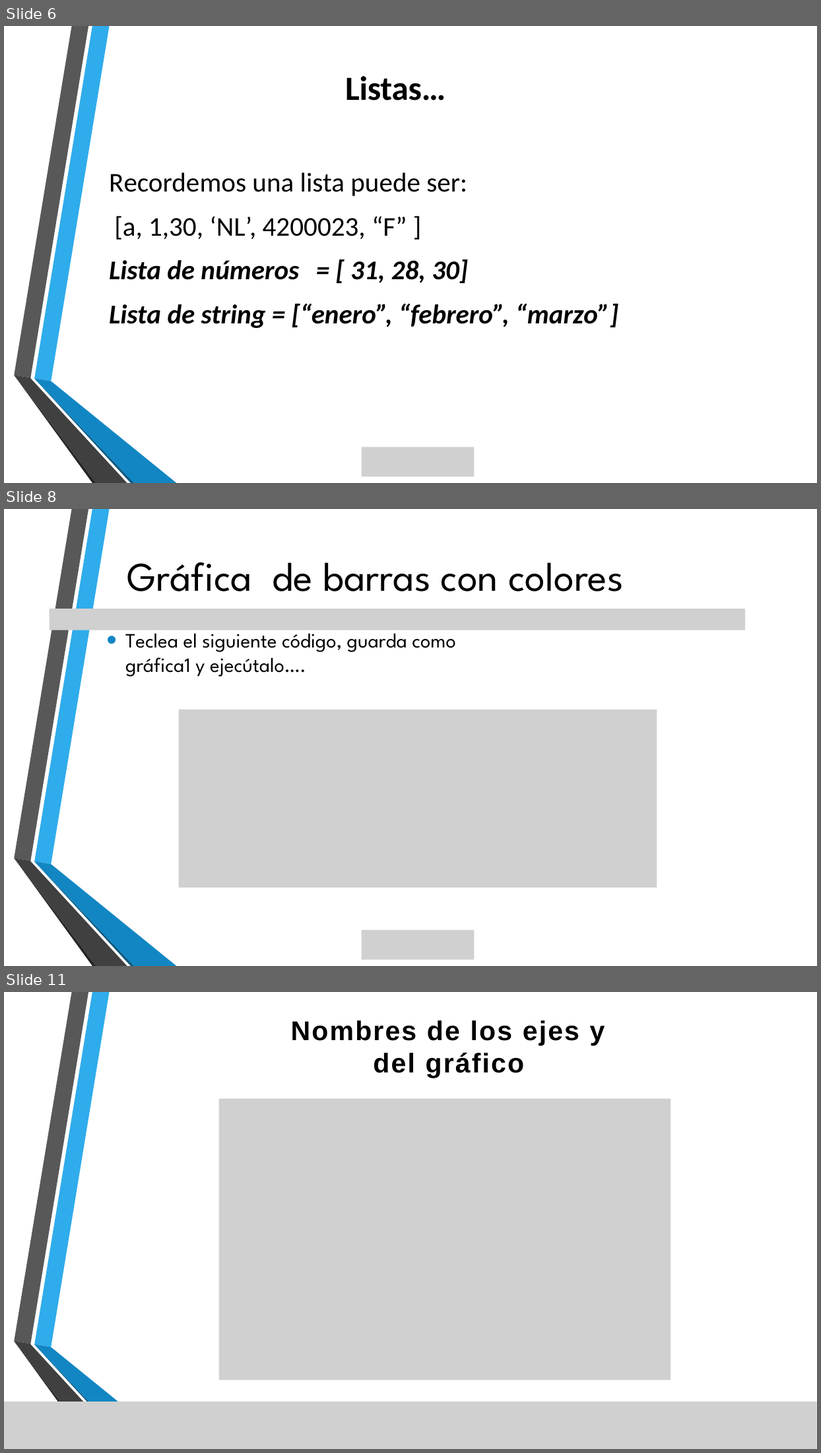
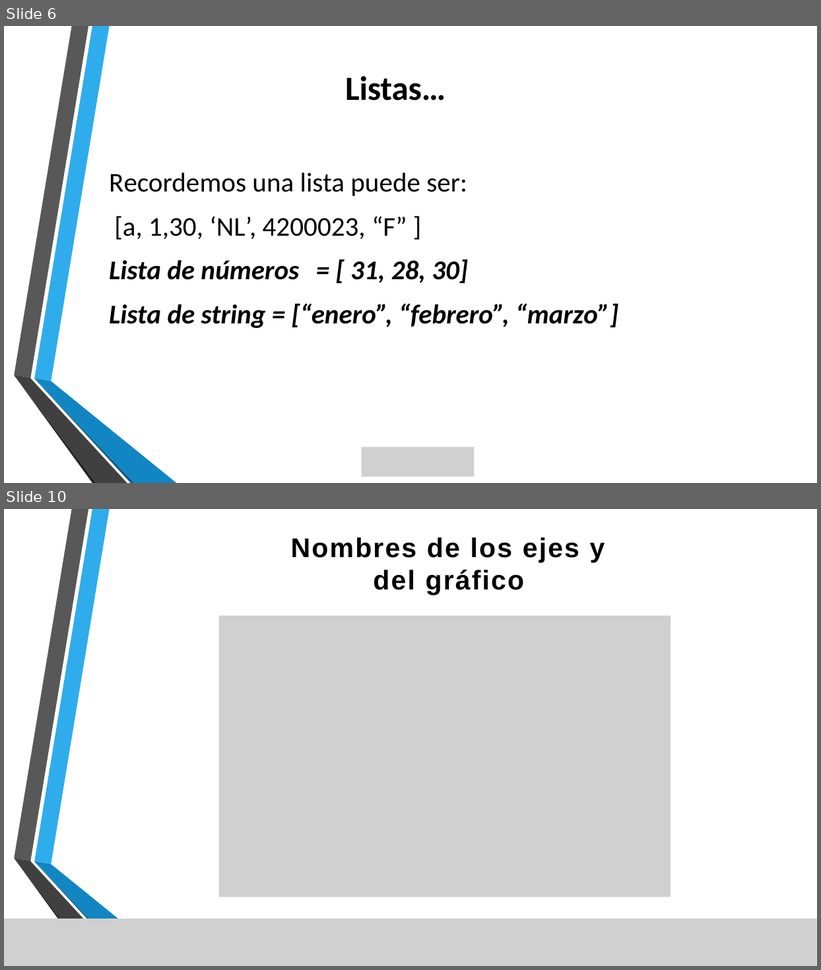
Before and after one commit to lizetheP/Programacion, a slide deck: CalendarioAgo2024/presentaciones/9_GraficasMatplotlib.pptx. Shown one above the other, each under a label of ours: slides 6, 8 and 11 before the commit, slides 6 and 10 after it; the slides between them are not shown. The pictures are 821x1453 and 821x970 pixels, drawn with LibreOffice and Linux fonts; fonts in the diff are those of the drawing; grey boxes stand for pictures; background and template pictures are left out. Boxes give left, top, right and bottom in pixels: in the first picture for what was removed or moved away, otherwise in the second. Text is boxed around its words. In the diff, an @@ line names an element or a change of style, - is before the commit and + after.

```diff
--- a/CalendarioAgo2024/presentaciones/9_GraficasMatplotlib.pptx
+++ b/CalendarioAgo2024/presentaciones/9_GraficasMatplotlib.pptx
@@ slide 8 removed at (x1=4, y1=509, x2=817, y2=966), background picture (left out); not listed: 6 template elements that a slide beside it also shows @@
@@ text removed at (x1=127, y1=562, x2=623, y2=591) @@
-Gráfica de barras con colores
@@ picture removed at (x1=49, y1=609, x2=745, y2=630) @@
@@ text removed at (x1=125, y1=627, x2=455, y2=677) @@
-• Teclea el siguiente código, guarda como gráfica1 y ejecútalo….
@@ picture removed at (x1=178, y1=710, x2=657, y2=888) @@
@@ picture removed at (x1=362, y1=931, x2=475, y2=960) @@
@@ what was slide 11 is now slide 10 @@
```
Also in this commit, not shown: 6 slides changed, 4 slides added, 2 other slides removed, 3 other files.
